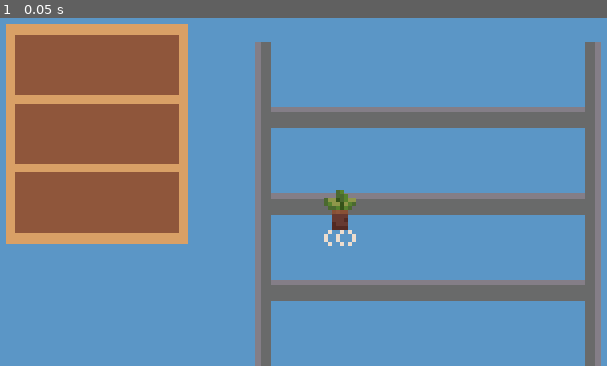
Above: before the commit, frame 1.
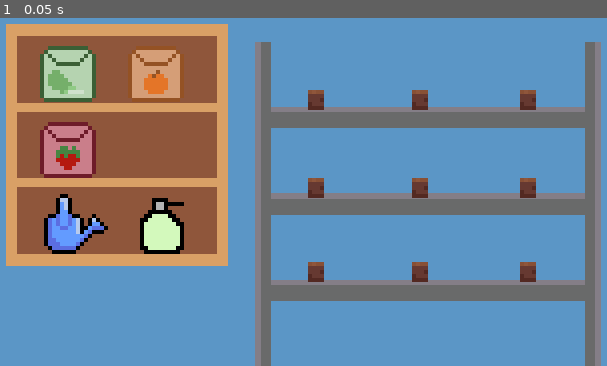
Above: after the commit, the same moment.

Repository: lenseling/HackNC-2023
Game: Godot game, scene res://scenes/main.tscn
Same seed, same stepped clock (60 frames per second), same inputs: the game is played once before the commit and once after it.
Inputs:
- Up to frame 1 (0.05 s): no input

The runs differ from the first frame. In frame 1, 17% of the frame differs, in the area x 0-89%, y 1-76%.

Commit message:
Committing things

Diff:
--- a/scenes/main.tscn
+++ b/scenes/main.tscn
@@ -1,8 +1,13 @@
-[gd_scene load_steps=4 format=3 uid="uid://bceb3ta2vfb7a"]
+[gd_scene load_steps=9 format=3 uid="uid://bceb3ta2vfb7a"]
 
 [ext_resource type="PackedScene" uid="uid://cxny3g4dvr17h" path="res://scenes/plantShelf.tscn" id="1_qvtw1"]
 [ext_resource type="PackedScene" uid="uid://6k30tnb7putq" path="res://scenes/shop.tscn" id="2_o3ba3"]
-[ext_resource type="Texture2D" uid="uid://lsworrr6kt0a" path="res://assets/crops/growing-lettuce.png" id="3_4o0nt"]
+[ext_resource type="Texture2D" uid="uid://bkg03yi4s7yxm" path="res://assets/crops/dirt.png" id="3_08a1l"]
+[ext_resource type="PackedScene" uid="uid://qkbkmj8ny1nd" path="res://scenes/wateringCan.tscn" id="4_l4ggy"]
+[ext_resource type="Texture2D" uid="uid://bvjyayn77e830" path="res://assets/tools/pesticide.png" id="5_xmknb"]
+[ext_resource type="Texture2D" uid="uid://dsjur3mwnrgjt" path="res://assets/seeds/lettuce-seeds.png" id="6_5d3wd"]
+[ext_resource type="Texture2D" uid="uid://ndxcmipm2yd3" path="res://assets/seeds/pumpkin-seeds.png" id="7_g2f0e"]
+[ext_resource type="Texture2D" uid="uid://dt16qmqafrij2" path="res://assets/seeds/strawberry-seeds.png" id="8_5cyq4"]
 
 [node name="main" type="Node2D"]
 
@@ -10,18 +15,69 @@
 position = Vector2(108, 36)
 scale = Vector2(0.675, 0.675)
 
+[node name="Shop" parent="." instance=ExtResource("2_o3ba3")]
+position = Vector2(30.25, 34.75)
+scale = Vector2(0.69375, 0.75625)
+
+[node name="Plant" type="Sprite2D" parent="."]
+position = Vector2(80, 22)
+texture = ExtResource("3_08a1l")
+
+[node name="Plant2" type="Sprite2D" parent="."]
+position = Vector2(106, 22)
+texture = ExtResource("3_08a1l")
+
+[node name="Plant3" type="Sprite2D" parent="."]
+position = Vector2(133, 22)
+texture = ExtResource("3_08a1l")
+
+[node name="Plant4" type="Sprite2D" parent="."]
+position = Vector2(80, 44)
+texture = ExtResource("3_08a1l")
+
+[node name="Plant5" type="Sprite2D" parent="."]
+position = Vector2(106, 44)
+texture = ExtResource("3_08a1l")
+
+[node name="Plant6" type="Sprite2D" parent="."]
+position = Vector2(133, 44)
+texture = ExtResource("3_08a1l")
+
+[node name="Plant7" type="Sprite2D" parent="."]
+position = Vector2(80, 65)
+texture = ExtResource("3_08a1l")
+
+[node name="Plant8" type="Sprite2D" parent="."]
+position = Vector2(106, 65)
+texture = ExtResource("3_08a1l")
+
+[node name="Plant9" type="Sprite2D" parent="."]
+position = Vector2(133, 65)
+texture = ExtResource("3_08a1l")
+
 [node name="ColorRect" type="ColorRect" parent="."]
 z_index = -1
 custom_minimum_size = Vector2(160, 90)
 offset_right = 160.0
-offset_bottom = 120.0
+offset_bottom = 90.0
 color = Color(0.356863, 0.588235, 0.776471, 1)
 metadata/_edit_use_anchors_ = true
 
-[node name="Shop" parent="." instance=ExtResource("2_o3ba3")]
-position = Vector2(25.25, 32)
-scale = Vector2(0.56875, 0.6875)
+[node name="WateringCan" parent="." instance=ExtResource("4_l4ggy")]
+position = Vector2(20, 55)
 
-[node name="Sprite2D2" type="Sprite2D" parent="."]
-position = Vector2(86, 52)
-texture = ExtResource("3_4o0nt")
+[node name="Pesticide" parent="." instance=ExtResource("4_l4ggy")]
+position = Vector2(41, 55)
+texture = ExtResource("5_xmknb")
+
+[node name="LettuceSeeds" type="Sprite2D" parent="."]
+position = Vector2(18, 17)
+texture = ExtResource("6_5d3wd")
+
+[node name="PumpkinSeeds" type="Sprite2D" parent="."]
+position = Vector2(40, 17)
+texture = ExtResource("7_g2f0e")
+
+[node name="StrawberrySeeds" type="Sprite2D" parent="."]
+position = Vector2(18, 36)
+texture = ExtResource("8_5cyq4")
Not shown, added: assets/background/shelf.png.import
Not shown, added: assets/background/store.png.import
Not shown, added: assets/crops/dirt-planted.png.import
Not shown, added: assets/crops/growing-lettuce.png.import
Not shown, added: assets/crops/growing-strawberry.png.import
Not shown, added: assets/crops/ready-lettuce.png.import
Not shown, added: assets/crops/ready-strawberry.png.import
Not shown, added: assets/tools/coin.png.import
Not shown, added: assets/tools/leaf.png.import
Not shown, added: assets/tools/pesticide.png.import
Not shown, added: assets/tools/watering-can.png.import
